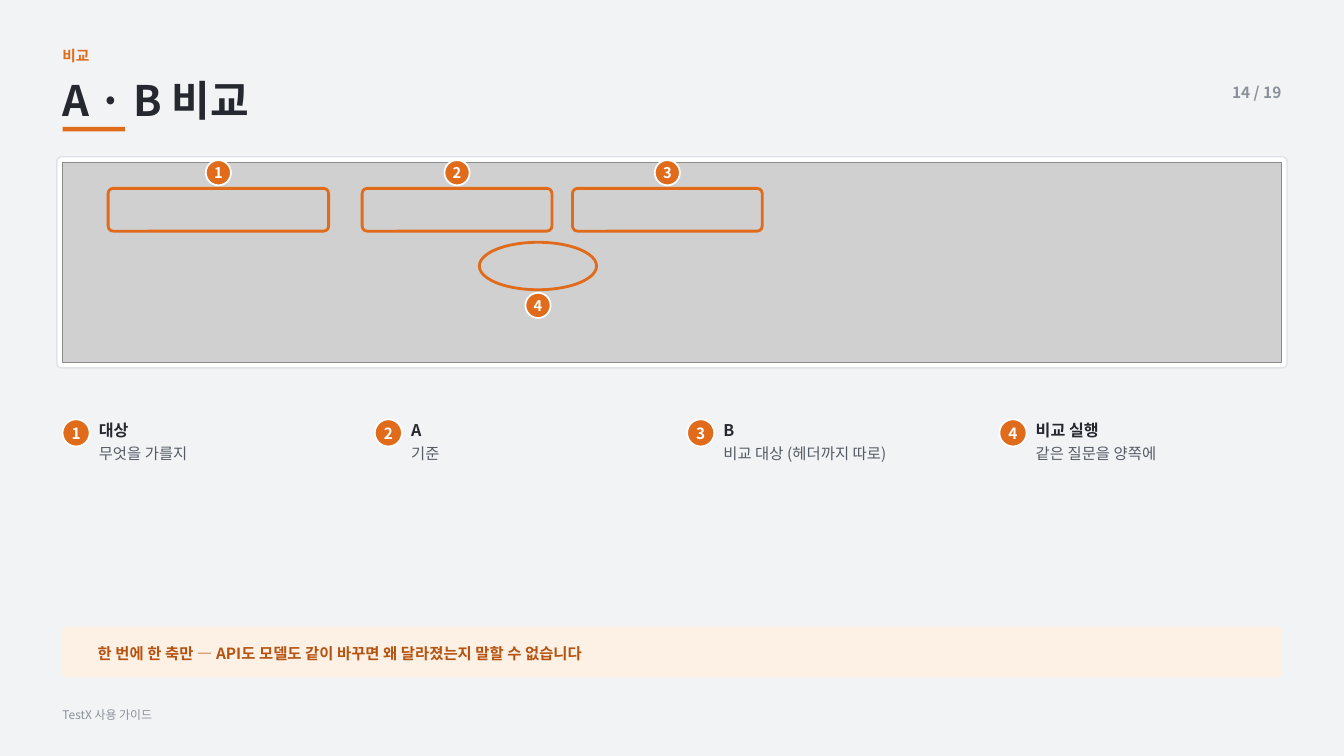
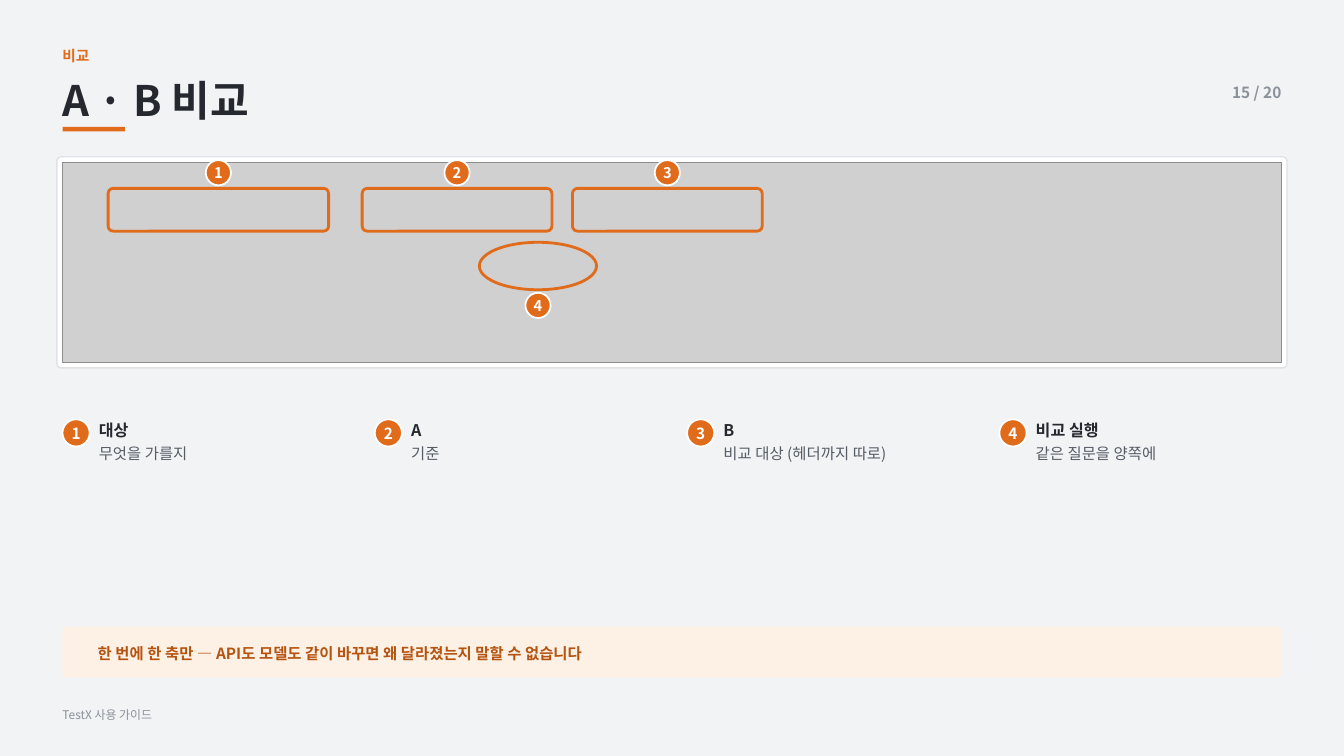
Before and after one commit to devGWeloper/AutoPrompt, a slide deck: slide 16 of TestX 사용 가이드.pptx (slide 15 before the commit). Drawn at 1344x756 pixels with LibreOffice and Linux fonts; fonts in the diff are those of the drawing; grey boxes stand for pictures. Boxes give left, top, right and bottom in pixels: in the first picture for what was removed or moved away, otherwise in the second. Text is boxed around its words. In the diff, an @@ line names an element or a change of style, - is before the commit and + after.

```diff
--- a/TestX 사용 가이드.pptx
+++ b/TestX 사용 가이드.pptx
@@ text at (1232, 86, 1281, 98): text changed @@
-14 / 19
+15 / 20
```
Also in this commit, not shown: 18 other slides changed, 1 slide added, 6 other files.
